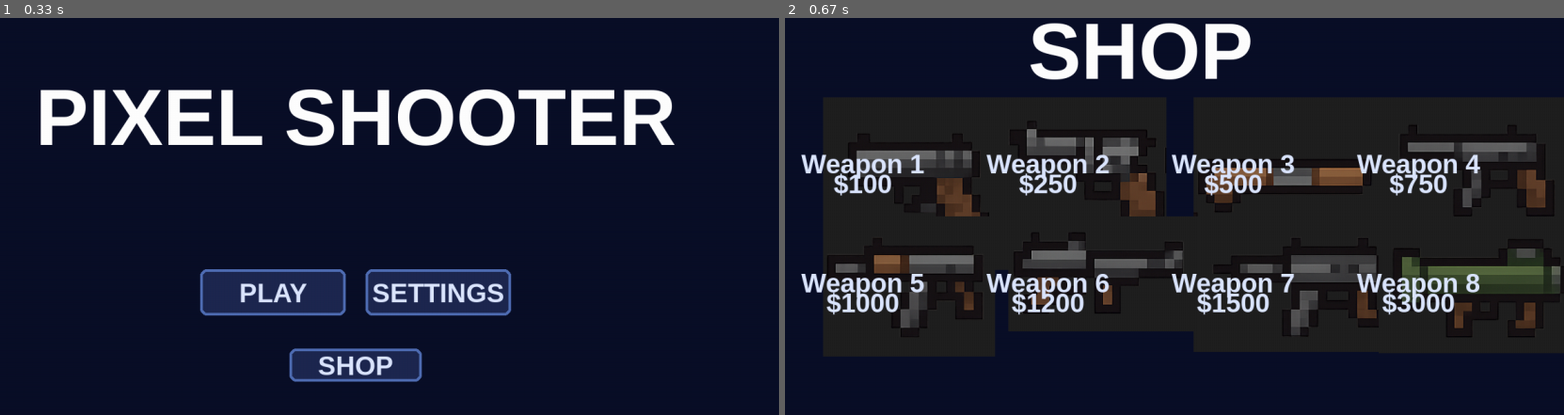
Above: before the commit, frames 1-2 (left to right).
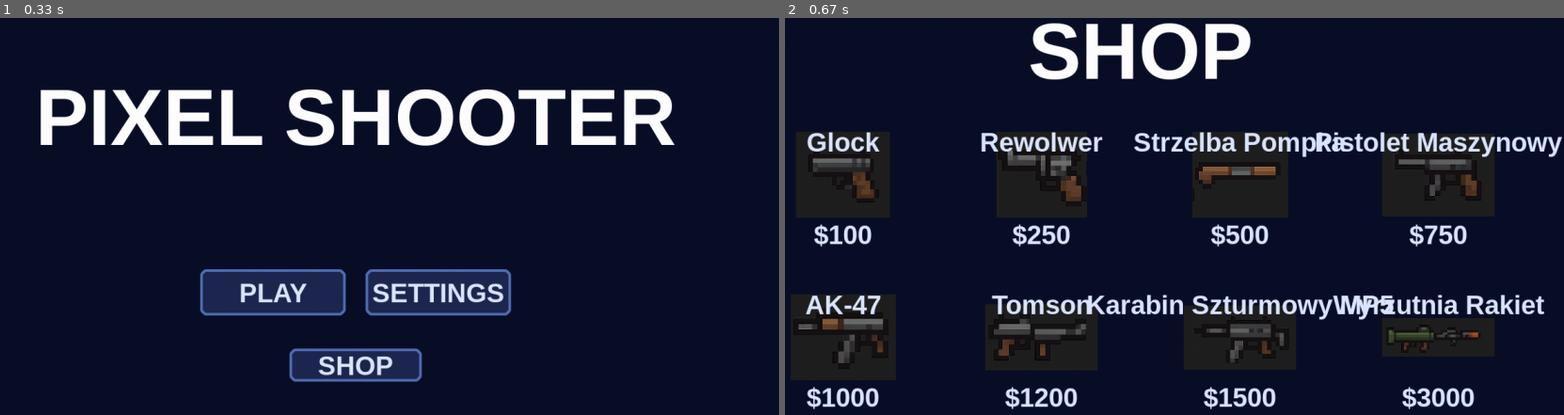
Above: after the commit, the same moments.

Repository: ogurekpomidorowy-design/pixel_shooter
Game: pygame game, started from main.py
Two runs of this game, one before a commit and one after it. Both use one fixed random seed, a clock stepped at 60 frames per second and the inputs below.
Inputs:
- Up to frame 1 (0.33 s): no input
- Up to frame 2 (0.67 s): click "SHOP" at 0.38 s

Frame 1 is identical in both runs. In frame 2, 22% of the frame differs, in the area x 1-100%, y 25-99%.

Commit message:
Add shop

Diff:
--- a/config.py
+++ b/config.py
@@ -20,12 +20,12 @@
 
 # Shop items configuration
 SHOP_ITEMS = [
-    {"name": "Weapon 1", "price": 100, "image_path": 'grafiki/1.png'},
-    {"name": "Weapon 2", "price": 250, "image_path": 'grafiki/2.png'},
-    {"name": "Weapon 3", "price": 500, "image_path": 'grafiki/3.png'},
-    {"name": "Weapon 4", "price": 750, "image_path": 'grafiki/4.png'},
-    {"name": "Weapon 5", "price": 1000, "image_path": 'grafiki/5.png'},
-    {"name": "Weapon 6", "price": 1200, "image_path": 'grafiki/6.png'},
-    {"name": "Weapon 7", "price": 1500, "image_path": 'grafiki/7.png'},
-    {"name": "Weapon 8", "price": 3000, "image_path": 'grafiki/8.png'}
+    {"name": "Glock", "price": 100, "image_path": 'grafiki/1.png'},
+    {"name": "Rewolwer", "price": 250, "image_path": 'grafiki/2.png'},
+    {"name": "Strzelba Pompka", "price": 500, "image_path": 'grafiki/3.png'},
+    {"name": "Pistolet Maszynowy", "price": 750, "image_path": 'grafiki/4.png'},
+    {"name": "AK-47", "price": 1000, "image_path": 'grafiki/5.png'},
+    {"name": "Tomson", "price": 1200, "image_path": 'grafiki/6.png'},
+    {"name": "Karabin Szturmowy MP5", "price": 1500, "image_path": 'grafiki/7.png'},
+    {"name": "Wyrzutnia Rakiet", "price": 3000, "image_path": 'grafiki/8.png'}
 ]
--- a/shop.py
+++ b/shop.py
@@ -17,26 +17,44 @@
 
         # Display shop items in a grid
         rows, cols = 2, 4
+        # Adjusted padding and alignment for better centering
         total_padding_x = WINDOW_SIZE[0] - (cols * WEAPON_WIDTH)
         padding_x = total_padding_x // (cols + 1)
-        padding_y = 100
-        start_y = 120
+        # Increase padding between items for better spacing
+        padding_x += 20  # Add extra horizontal spacing
+        total_padding_y = WINDOW_SIZE[1] - 120 - (rows * WEAPON_HEIGHT)
+        padding_y = total_padding_y // (rows + 1)
+        # Increase padding between items for better spacing
+        padding_y += 20  # Add extra vertical spacing
+        # Calculate padding for symmetric alignment
+        total_width = cols * WEAPON_WIDTH + (cols - 1) * padding_x
+        start_x = (WINDOW_SIZE[0] - total_width) // 2
+
+        total_height = rows * WEAPON_HEIGHT + (rows - 1) * padding_y
+        start_y = (WINDOW_SIZE[1] - total_height) // 2
 
         for i, item in enumerate(self.items):
             col = i % cols
             row = i // cols
 
-            item_x = padding_x + col * (WEAPON_WIDTH + padding_x)
+            item_x = start_x + col * (WEAPON_WIDTH + padding_x)
             item_y = start_y + row * (WEAPON_HEIGHT + padding_y)
 
             # Draw weapon image
             weapon_image = assets.weapon_images.get(item["name"])
+            # Resize weapon image proportionally to fit within the grid cell with maximum possible size
             if weapon_image:
-                screen.blit(weapon_image, (item_x, item_y))
+                image_width, image_height = weapon_image.get_size()
+                scale_factor = min((WEAPON_WIDTH + 50) / image_width, (WEAPON_HEIGHT + 50) / image_height)  # Final increase in scaling
+                new_width = int(image_width * scale_factor)
+                new_height = int(image_height * scale_factor)
+                scaled_weapon_image = pygame.transform.scale(weapon_image, (new_width, new_height))
+                weapon_rect = scaled_weapon_image.get_rect(center=(item_x + WEAPON_WIDTH // 2, item_y + WEAPON_HEIGHT // 2))
+                screen.blit(scaled_weapon_image, weapon_rect.topleft)
 
-            # Draw item name
+            # Draw item name above the weapon image with smaller font
             name_surface = assets.font_button.render(item["name"], True, BUTTON_TEXT)
-            name_rect = name_surface.get_rect(center=(item_x + WEAPON_WIDTH // 2, item_y + WEAPON_HEIGHT + 20))
+            name_rect = name_surface.get_rect(center=(item_x + WEAPON_WIDTH // 2, item_y - 10))  # Position above the image
             screen.blit(name_surface, name_rect)
 
             # Draw item price
